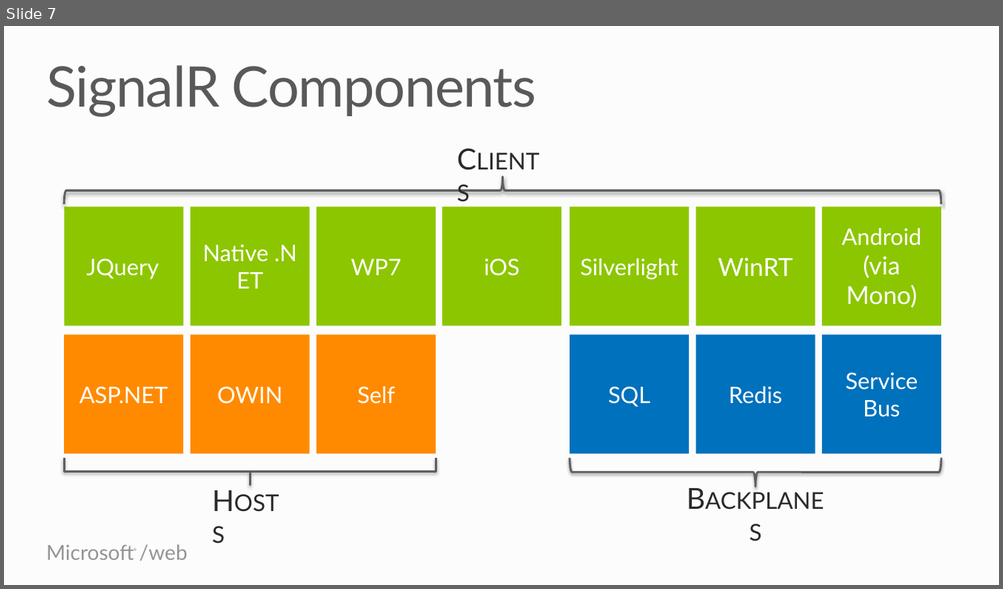
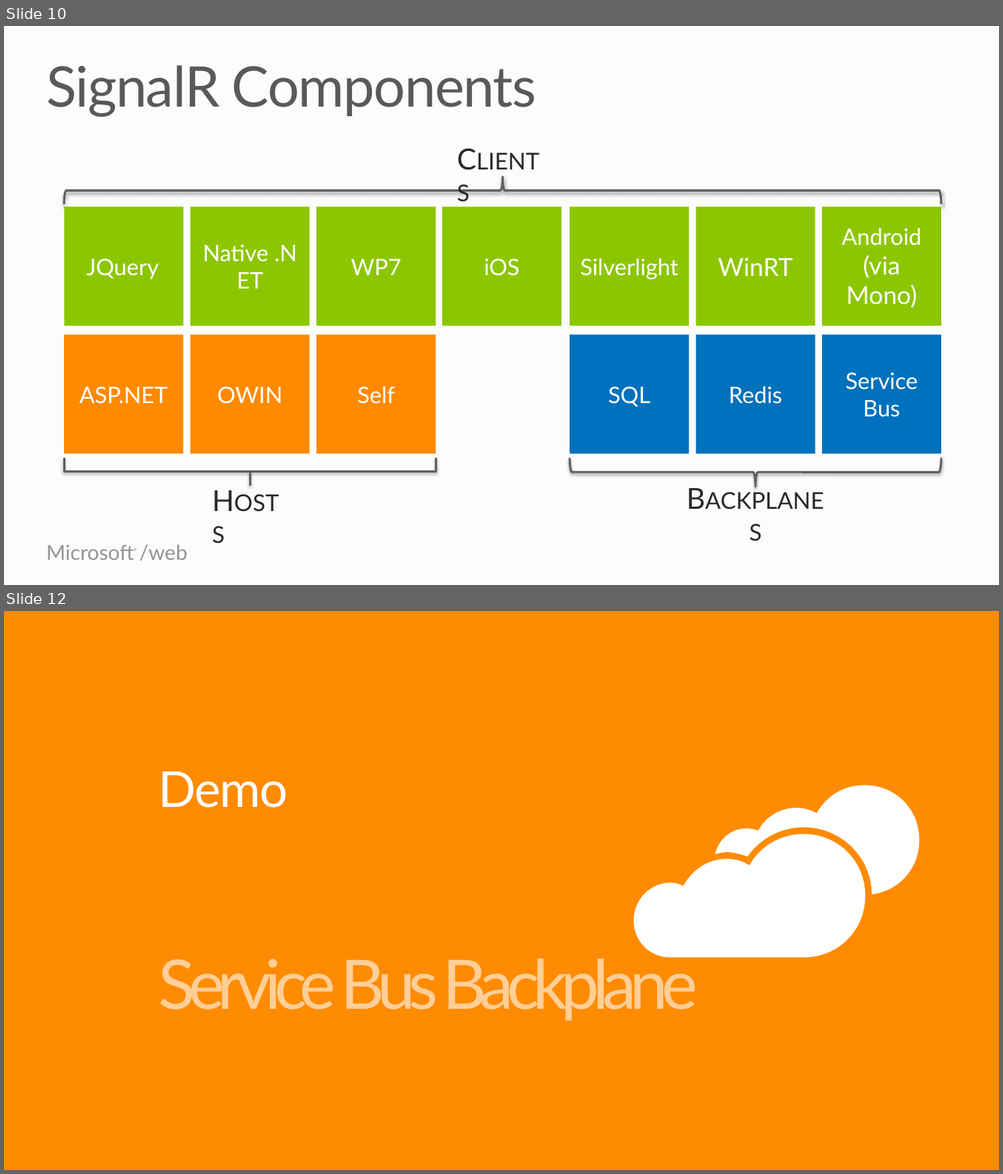
Before and after one commit to Microsoft-Web/PRESENTATION-RealtimeCommunicationsWithSignalR, a slide deck: RealtimeCommunicationsWithSignalR.pptx. Shown one above the other, each under a label of ours: slide 7 before the commit, slides 10 and 12 after it; the slides between them are not shown. The pictures are 1003x589 and 1003x1174 pixels, drawn with LibreOffice and Linux fonts; fonts in the diff are those of the drawing. Boxes give left, top, right and bottom in pixels: in the first picture for what was removed or moved away, otherwise in the second. Text is boxed around its words. In the diff, an @@ line names an element or a change of style, - is before the commit and + after.

```diff
--- a/RealtimeCommunicationsWithSignalR.pptx
+++ b/RealtimeCommunicationsWithSignalR.pptx
@@ slide 12 added at [4,611,999,1170], background #FF8A00 @@
@@ title added at [158,772,287,808], 48 pt, text #FFFFFF at 98% opacity @@
+Demo
@@ freeform shape added at [715,786,919,895], fill #FFFFFF @@
@@ freeform shape added at [634,834,865,958], fill #FFFFFF @@
@@ text added at [158,950,697,1021], 66 pt, text #FFD099 @@
+Service Bus Backplane
@@ what was slide 7 is now slide 10 @@
```
Also in this commit, not shown: 2 slides changed, 3 other slides added, 1 other file.
